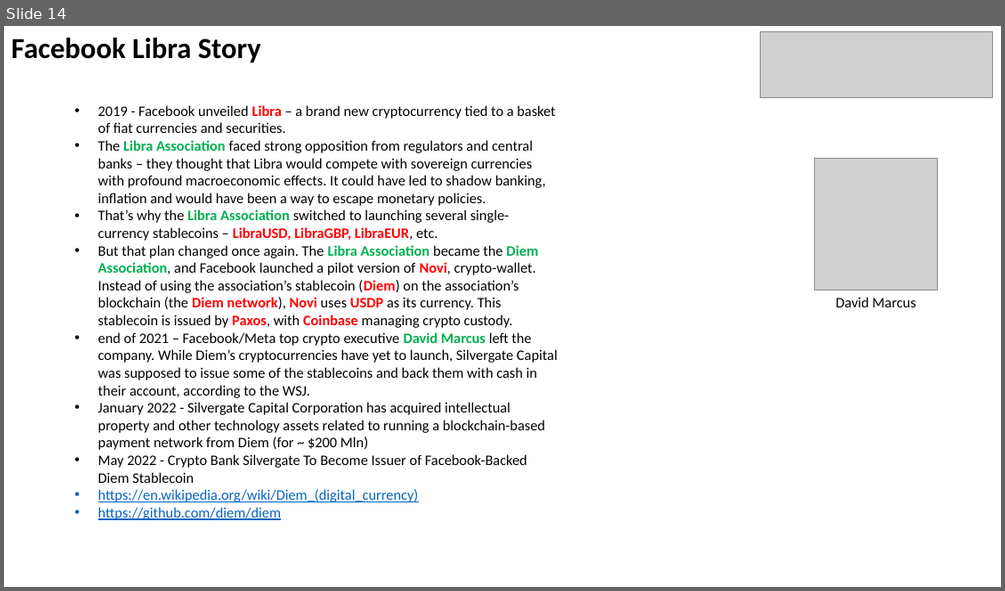
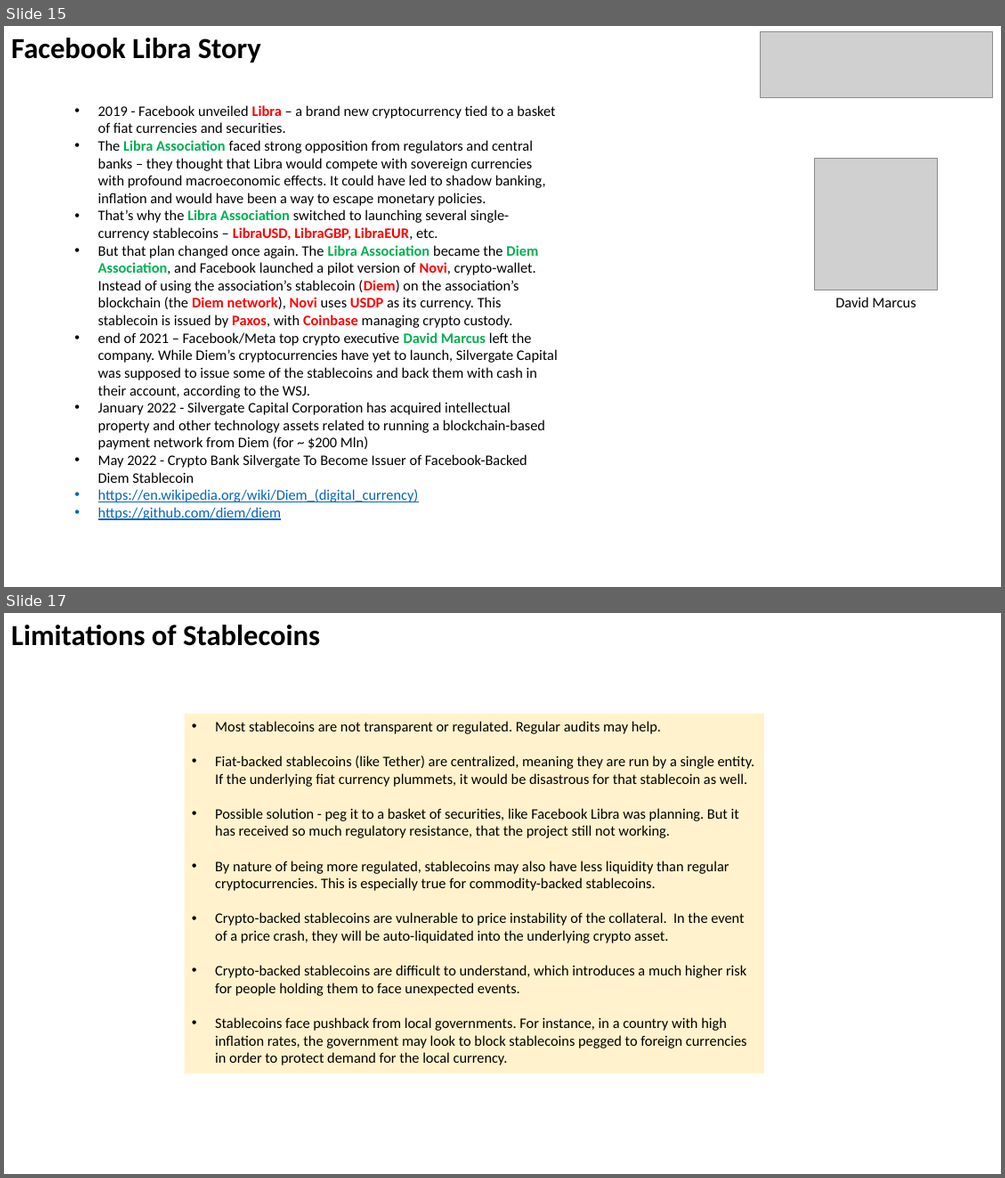
Before and after one commit to lselector/crypto, a slide deck: crypto_04_stable_coins.pptx. Shown one above the other, each under a label of ours: slide 14 before the commit, slides 15 and 17 after it; the slides between them are not shown. The pictures are 1005x591 and 1005x1178 pixels, drawn with LibreOffice and Linux fonts; fonts in the diff are those of the drawing; grey boxes stand for pictures. Boxes give left, top, right and bottom in pixels: in the first picture for what was removed or moved away, otherwise in the second. Text is boxed around its words. In the diff, an @@ line names an element or a change of style, - is before the commit and + after.

```diff
--- a/crypto_04_stable_coins.pptx
+++ b/crypto_04_stable_coins.pptx
@@ slide 17 added at bbox=[4, 613, 1001, 1174], background #FFFFFF @@
@@ text added at bbox=[11, 625, 320, 646], 28 pt, text #000000, bold @@
+Limitations of Stablecoins
@@ rectangle added at bbox=[184, 714, 764, 1073], fill #FFF2CC, 14 pt, text #000000 @@
+• Most stablecoins are not transparent or regulated. Regular audits may help.
+• Fiat-backed stablecoins (like Tether) are centralized, meaning they are run by a single entity. If the underlying fiat currency plummets, it would be disastrous for that stablecoin as well.
+• Possible solution - peg it to a basket of securities, like Facebook Libra was planning. But it has received so much regulatory resistance, that the project still not working.
+• By nature of being more regulated, stablecoins may also have less liquidity than regular cryptocurrencies. This is especially true for commodity-backed stablecoins.
+• Crypto-backed stablecoins are vulnerable to price instability of the collateral. In the event of a price crash, they will be auto-liquidated into the underlying crypto asset.
+• Crypto-backed stablecoins are difficult to understand, which introduces a much higher risk for people holding them to face unexpected events.
+• Stablecoins face pushback from local governments. For instance, in a country with high inflation rates, the government may look to block stablecoins pegged to foreign currencies in order to protect demand for the local currency.
@@ what was slide 14 is now slide 15 @@
```
Also in this commit, not shown: 5 slides changed, 4 other slides added, 1 slide removed.
